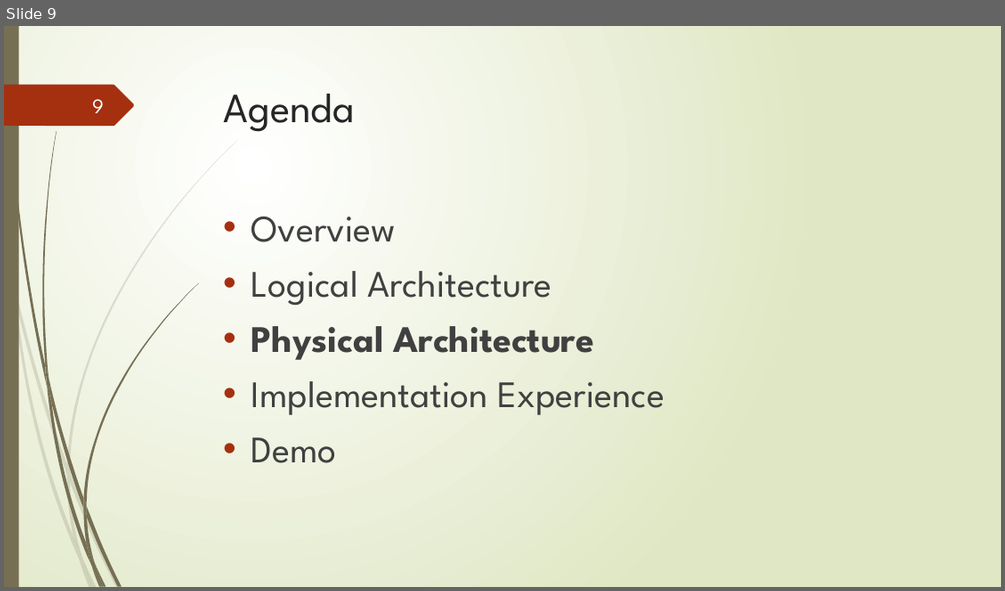
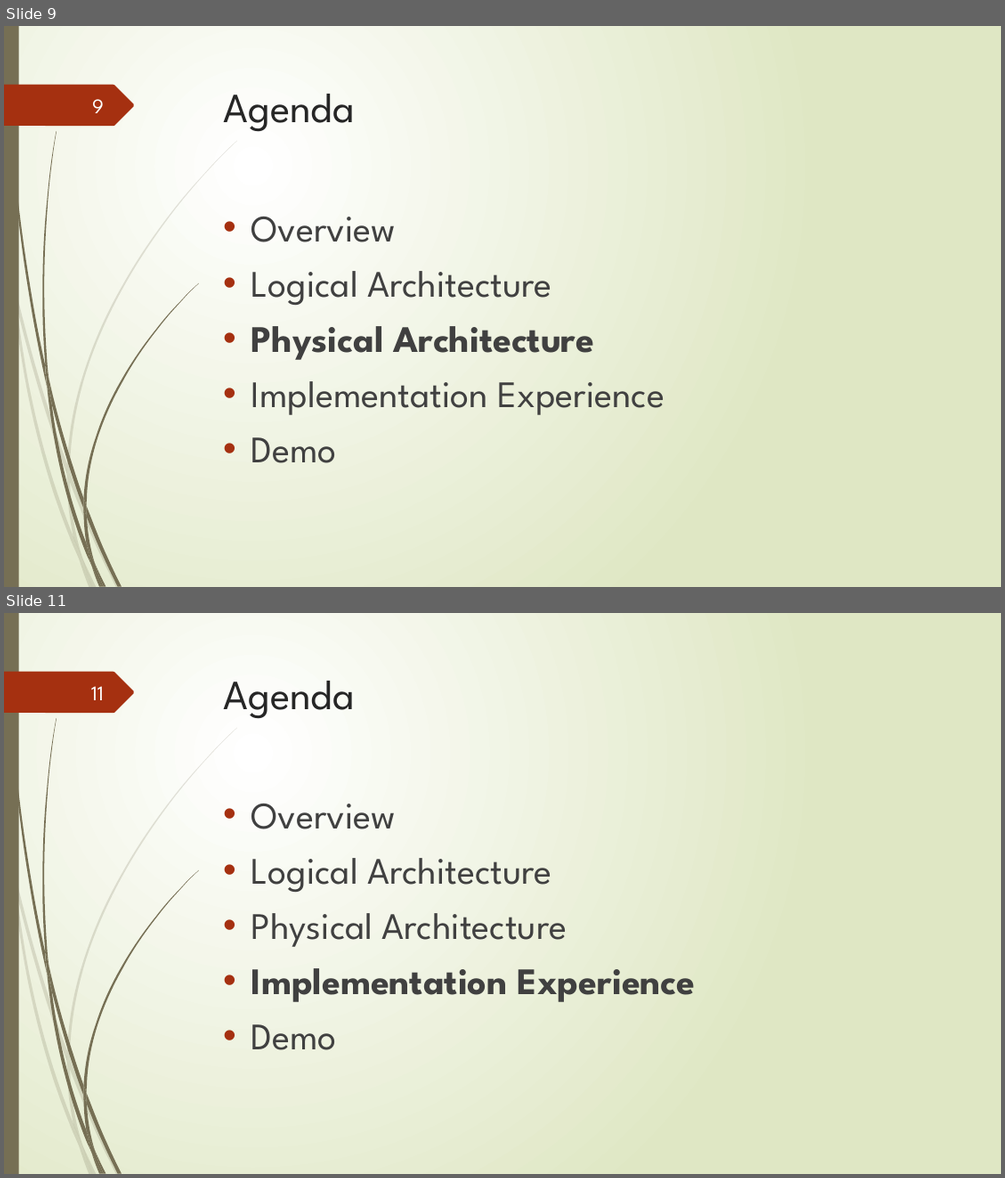
Before and after one commit to zouxuan2019/Document, a slide deck: Project_ZX.pptx. Shown one above the other, each under a label of ours: slide 9 before the commit, slides 9 and 11 after it; the slides between them are not shown. The pictures are 1005x591 and 1005x1178 pixels, drawn with LibreOffice and Linux fonts; fonts in the diff are those of the drawing. Boxes give left, top, right and bottom in pixels: in the first picture for what was removed or moved away, otherwise in the second. Text is boxed around its words. In the diff, an @@ line names an element or a change of style, - is before the commit and + after.

```diff
--- a/Project_ZX.pptx
+++ b/Project_ZX.pptx
@@ slide 11 added at (4, 613, 1001, 1174), background gradient #FFFFFF to #DFE8C4; not listed: 24 template elements that a slide beside it also shows @@
@@ page number added at (91, 686, 104, 700), 20 pt, text #FEFFFF @@
+11
@@ title added at (224, 681, 355, 719), 40 pt, text #262626 @@
+Agenda
@@ text added at (251, 803, 696, 1050), 36 pt, text #404040 @@
+• Overview
+• Logical Architecture
+• Physical Architecture
+• Implementation Experience
+• Demo
```
Also in this commit, not shown: 2 other slides added, 3 other files.
